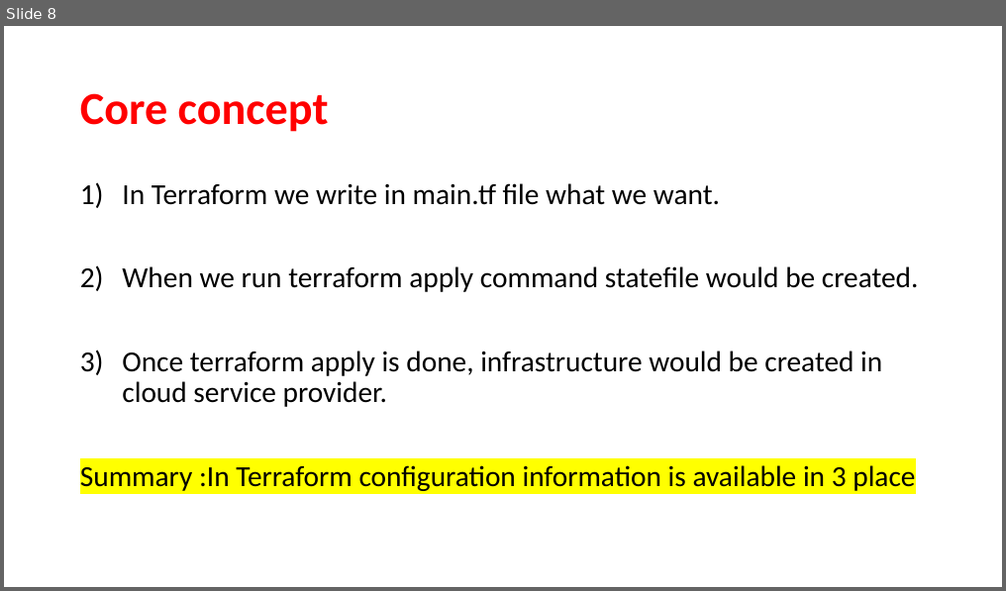
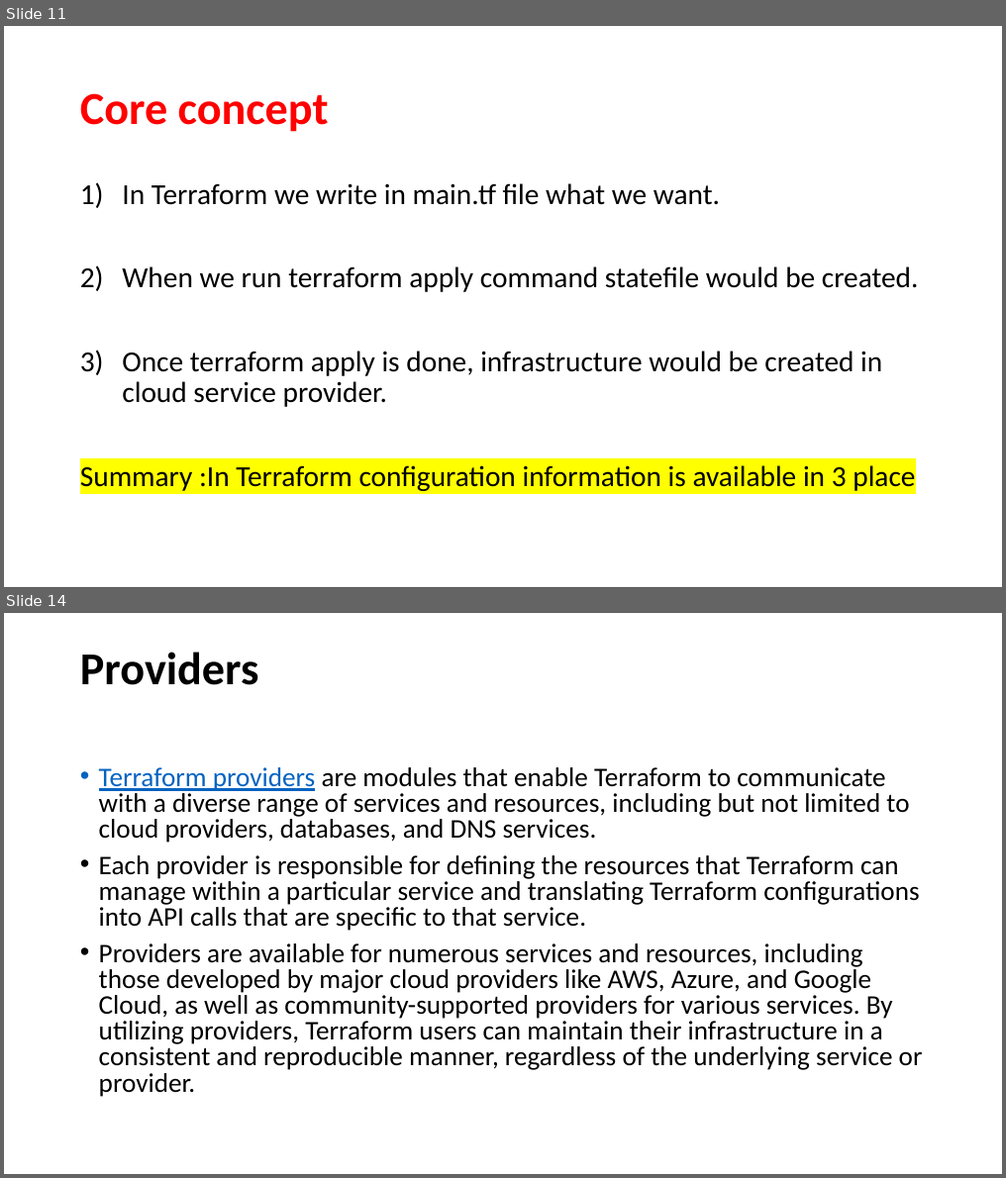
Before and after one commit to JanbaskDevops/Batch1, a slide deck: MyLearnings/Terraform Packer and Golden Image/PPT for Class/Class5- Terraform architecture.pptx. Shown one above the other, each under a label of ours: slide 8 before the commit, slides 11 and 14 after it; the slides between them are not shown. The pictures are 1006x591 and 1006x1178 pixels, drawn with LibreOffice and Linux fonts; fonts in the diff are those of the drawing. Boxes give left, top, right and bottom in pixels: in the first picture for what was removed or moved away, otherwise in the second. Text is boxed around its words. In the diff, an @@ line names an element or a change of style, - is before the commit and + after.

```diff
--- a/MyLearnings/Terraform Packer and Golden Image/PPT for Class/Class5- Terraform architecture.pptx
+++ b/MyLearnings/Terraform Packer and Golden Image/PPT for Class/Class5- Terraform architecture.pptx
@@ slide 14 added at [4, 613, 1002, 1174], background #FFFFFF @@
@@ title added at [80, 652, 259, 685], 44 pt, text #000000, bold @@
+Providers
@@ text added at [99, 767, 923, 1097], 25.9 pt, text #000000 @@
+• Terraform providers are modules that enable Terraform to communicate with a diverse range of services and resources, including but not limited to cloud providers, databases, and DNS services.
+• Each provider is responsible for defining the resources that Terraform can manage within a particular service and translating Terraform configurations into API calls that are specific to that service.
+• Providers are available for numerous services and resources, including those developed by major cloud providers like AWS, Azure, and Google Cloud, as well as community-supported providers for various services. By utilizing providers, Terraform users can maintain their infrastructure in a consistent and reproducible manner, regardless of the underlying service or provider.
@@ what was slide 8 is now slide 11 @@
```
Also in this commit, not shown: 6 slides changed, 7 other slides added, 1 slide removed, 20 other files.
